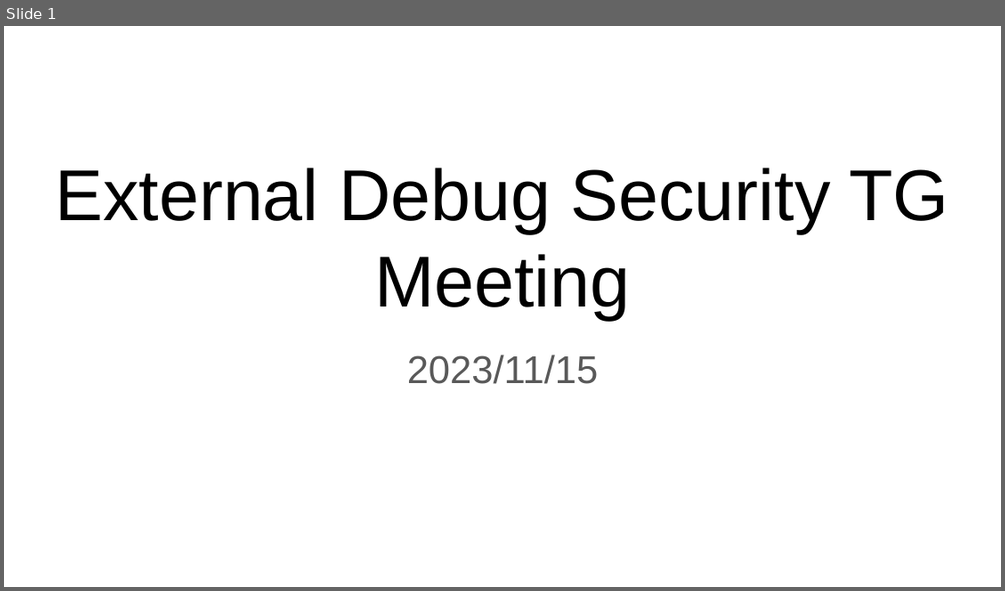
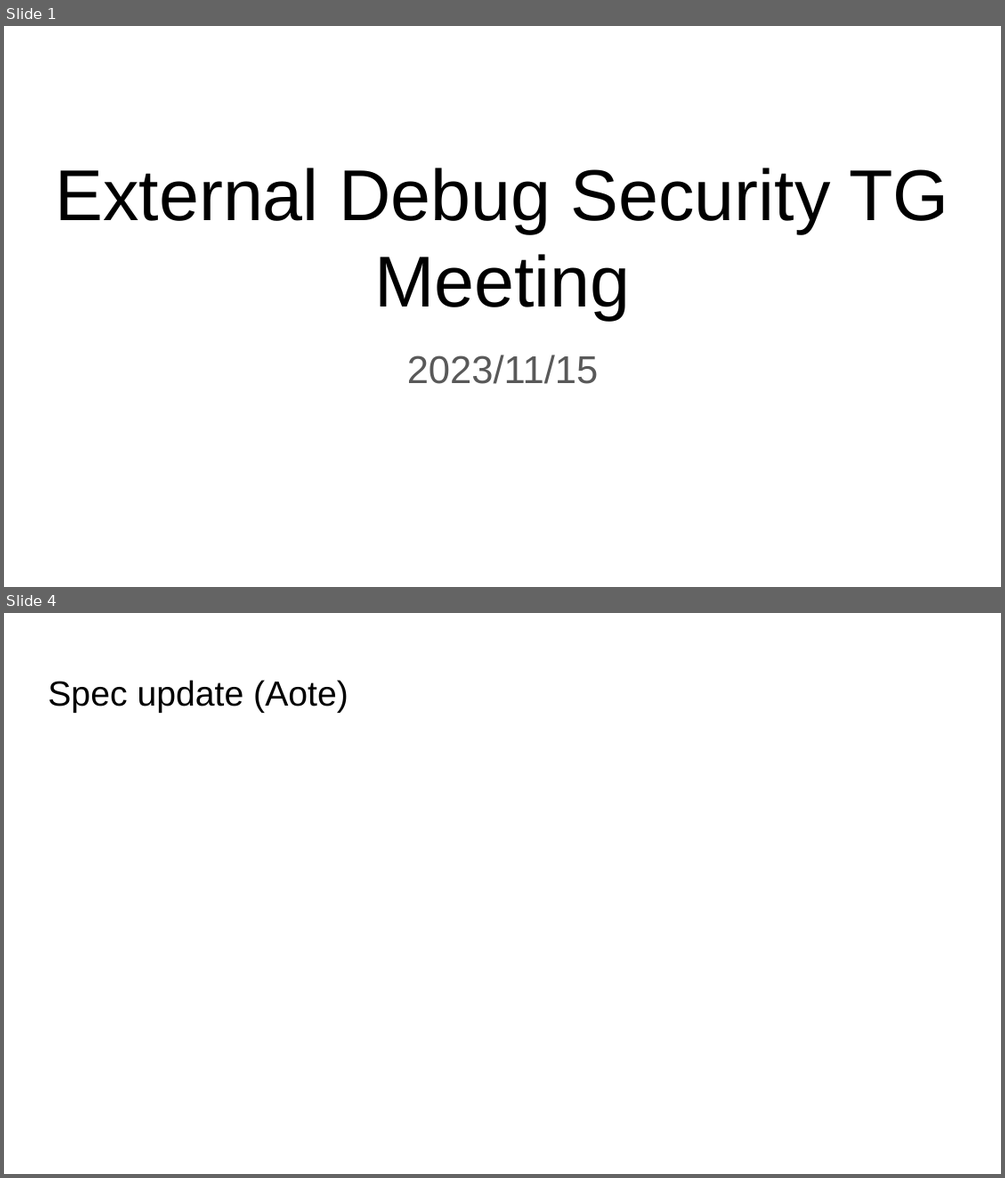
Before and after one commit to riscv-admin/external-debug-security, a slide deck: meetings/20231115/20231115 external debug security TG meeting.pptx. Shown one above the other, each under a label of ours: slide 1 before the commit, slides 1 and 4 after it; the slides between them are not shown. The pictures are 1005x591 and 1005x1178 pixels, drawn with LibreOffice and Linux fonts; fonts in the diff are those of the drawing. Boxes give left, top, right and bottom in pixels: in the first picture for what was removed or moved away, otherwise in the second. Text is boxed around its words. In the diff, an @@ line names an element or a change of style, - is before the commit and + after.

```diff
--- a/meetings/20231115/20231115 external debug security TG meeting.pptx
+++ b/meetings/20231115/20231115 external debug security TG meeting.pptx
@@ slide 4 added at (4,613,1001,1174), background #FFFFFF @@
@@ title added at (48,680,348,713), 25.2 pt, text #000000 @@
+Spec update (Aote)
```
Also in this commit, not shown: 2 slides changed.
